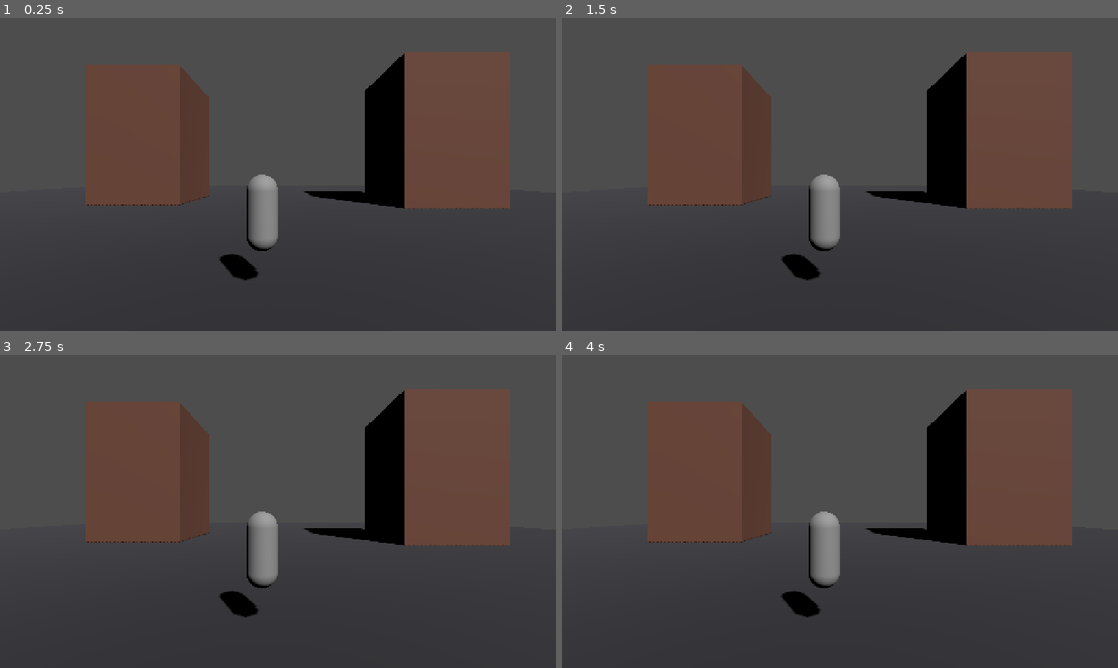
Above: before the commit, frames 1-4 (two rows, left to right).
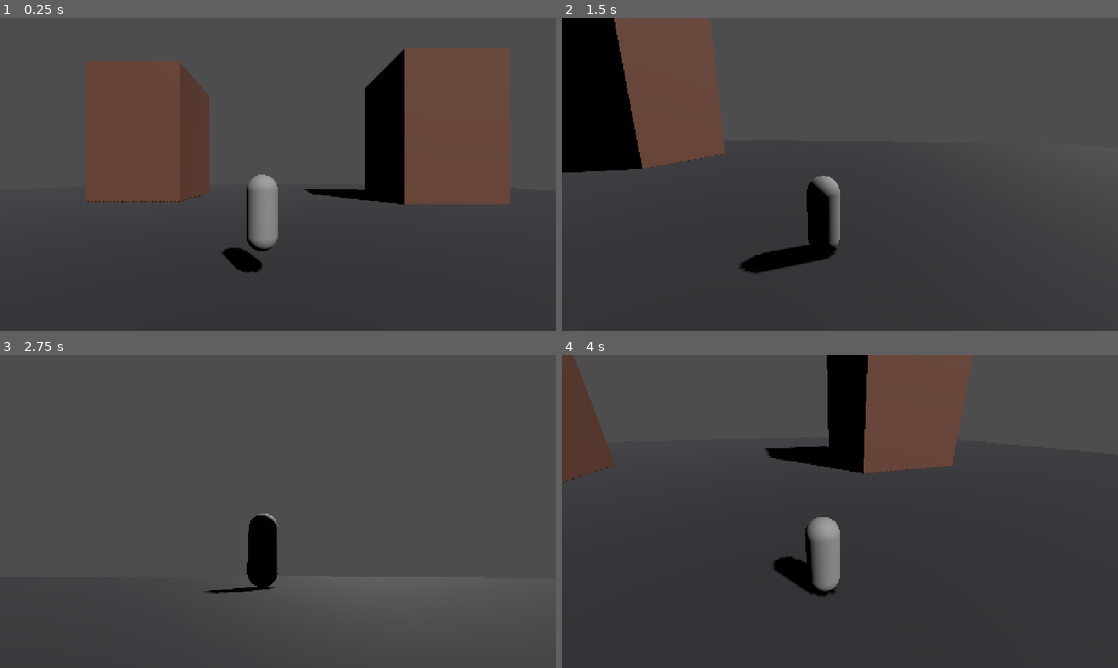
Above: after the commit, the same moments.

Repository: 5mil/empire-and-kin
Game: Godot game, scene res://scenes/main.tscn
Two runs of this game, one before a commit and one after it. Both use one fixed random seed, a clock stepped at 60 frames per second and the inputs below.
Inputs (mouse positions are in pixels of both pictures, inside the frame that each line leads up to):
- Up to frame 1 (0.25 s): no input
- Up to frame 2 (1.5 s): tap Enter at 0.5 s; move the mouse to (962, 158) at 0.52 s; hold D (move_right) 0.53-1.28 s; hold E (interact) 0.53-1.28 s; move the mouse to (728, 190) at 1.27 s; hold Shift (handbrake) from 1.28 s (still down); tap E (interact) at 1.35 s
- Up to frame 3 (2.75 s): tap Space at 2 s; move the mouse to (333, 442) at 2.02 s; release Shift (handbrake) at 2.03 s; hold D (move_right) from 2.03 s (still down); hold E (interact) from 2.03 s (still down)
- Up to frame 4 (4 s): tap Enter at 2.75 s; move the mouse to (812, 574) at 2.77 s; release D (move_right) at 2.78 s; release E (interact) at 2.78 s; hold W (move_forward) 2.78-3.53 s; tap E (interact) at 2.85 s; move the mouse to (1006, 558) at 3.52 s; hold A (move_left) from 3.53 s (still down); hold E (interact) from 3.53 s (still down)

The runs differ from the first frame. In frame 1, 1.7% of the frame differs, in the area x 15-92%, y 9-84%; in frame 2, 29%; in frame 3, 30%; in frame 4, 34%, in the area x 0-92%, y 0-84%.
Error before the commit: Parse Error: Identifier "GameState" not declared in the current scope. (res://scripts/player.gd:96)

Commit message:
godot: register autoloads Balance/Districts/GameState/Empire/SaveSystem

Diff:
--- a/godot/project.godot
+++ b/godot/project.godot
@@ -11,13 +11,19 @@
 config/version="0.1.0-godot"
 run/main_scene="res://scenes/main.tscn"
 config/features=PackedStringArray("4.3", "Forward Plus")
-config/icon="res://icon.svg"
+
+[autoload]
+
+Balance="*res://scripts/autoload/balance.gd"
+Districts="*res://scripts/autoload/districts.gd"
+GameState="*res://scripts/autoload/game_state.gd"
+Empire="*res://scripts/autoload/empire.gd"
+SaveSystem="*res://scripts/autoload/save_system.gd"
 
 [display]
 
 window/size/viewport_width=1280
 window/size/viewport_height=720
-window/size/mode=2
 window/stretch/mode="canvas_items"
 
 [input]
